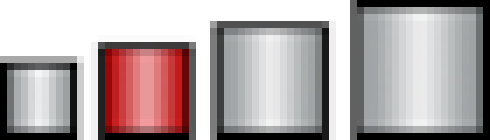
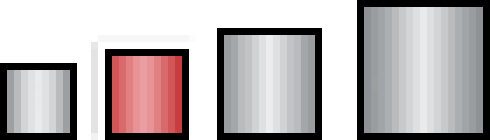
The second 490x140 image is a revision of the first. Changes to its layers:
painted on "Pasted Layer" over left=0, top=0, right=483, bottom=140
added layer "Pasted Layer #1" over left=0, top=0, right=483, bottom=140
